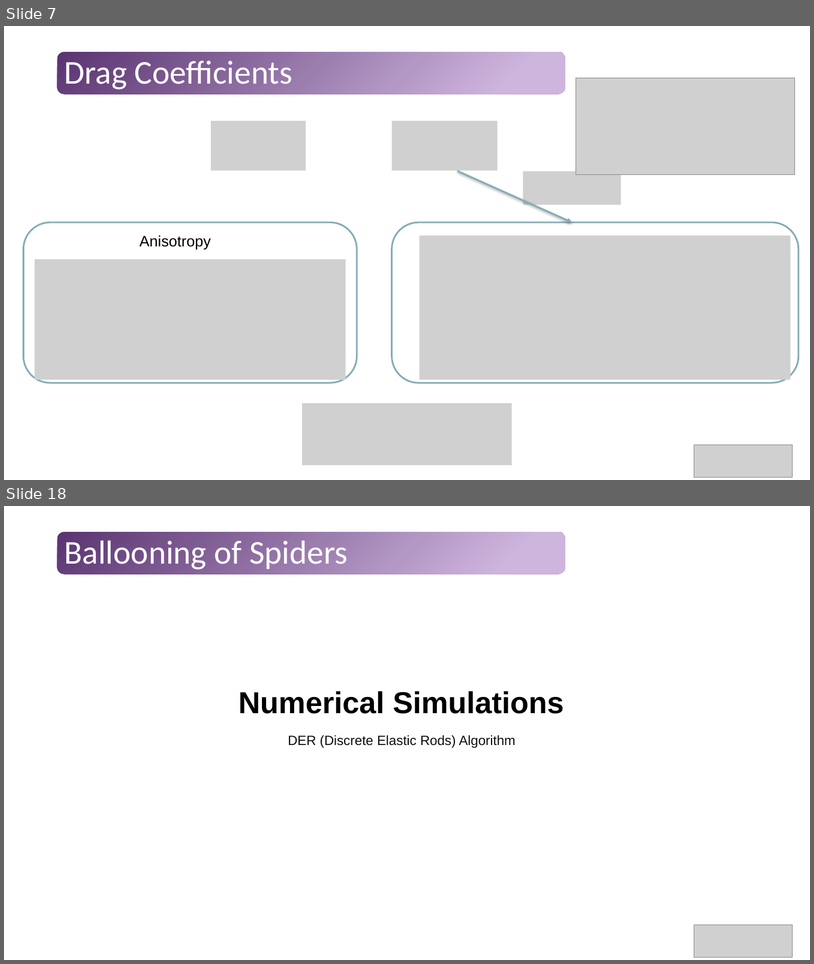
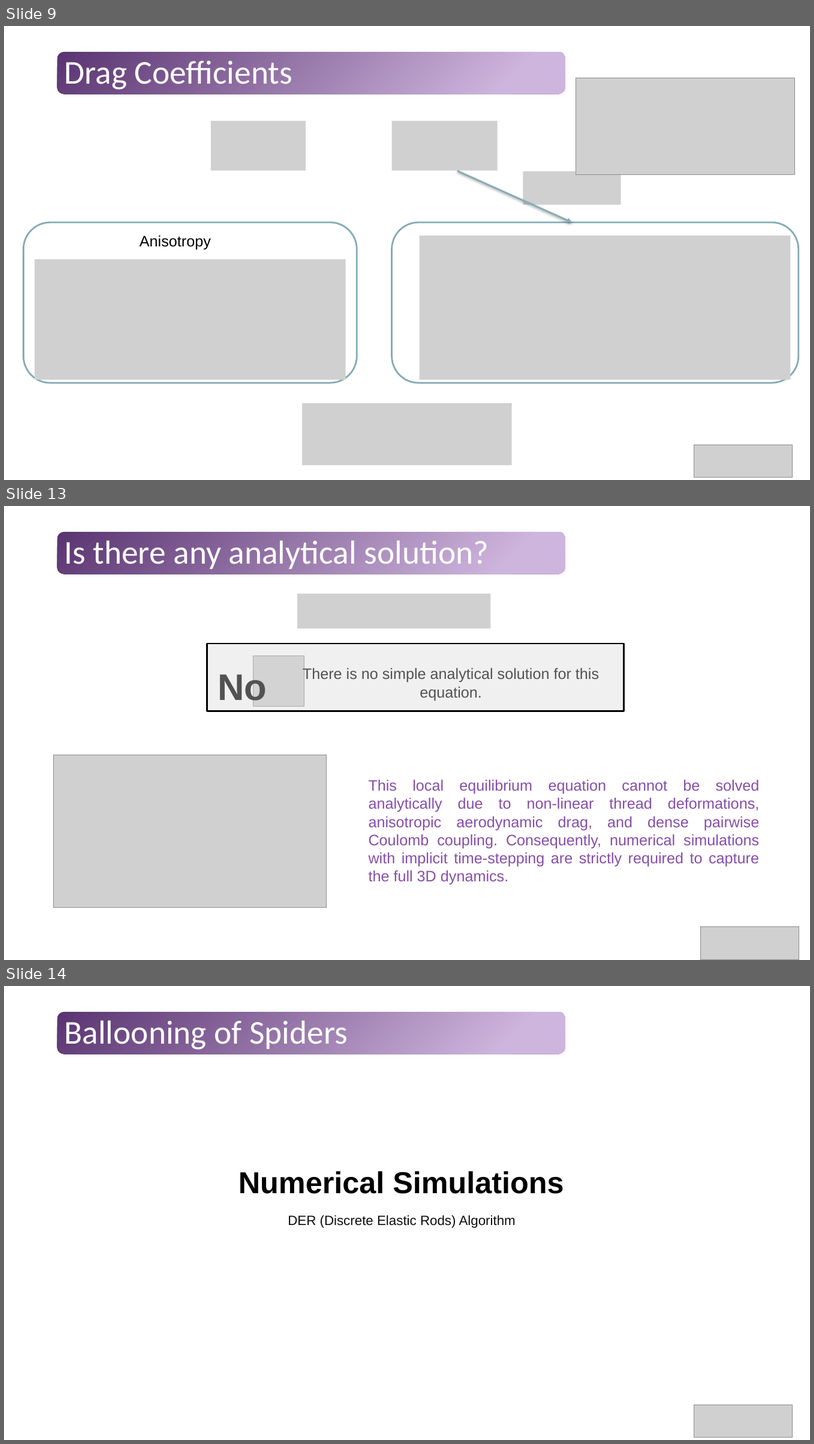
Before and after one commit to Tavi681/PoliPhysics, a slide deck: Tema 1/paper/Tema1.pptx. Shown one above the other, each under a label of ours: slides 7 and 18 before the commit, slides 9, 13 and 14 after it; the slides between them are not shown. The pictures are 814x964 and 814x1444 pixels, drawn with LibreOffice and Linux fonts; fonts in the diff are those of the drawing; grey boxes stand for pictures. Boxes give left, top, right and bottom in pixels: in the first picture for what was removed or moved away, otherwise in the second. Text is boxed around its words. In the diff, an @@ line names an element or a change of style, - is before the commit and + after.

```diff
--- a/Tema 1/paper/Tema1.pptx
+++ b/Tema 1/paper/Tema1.pptx
@@ slide 13 added at bbox=[4, 506, 810, 960], background #FFFFFF; not listed: 1 template element that a slide beside it also shows @@
@@ title added at bbox=[65, 540, 489, 569], 39.6 pt, text #FFFFFF @@
+Is there any analytical solution?
@@ picture added at bbox=[297, 594, 491, 629] @@
@@ group added at bbox=[207, 643, 624, 711]: 2 texts, 1 picture, 1 rectangle @@
+No
+There is no simple analytical solution for this equation.
@@ picture added at bbox=[54, 754, 326, 907] @@
@@ text added at bbox=[369, 779, 760, 884], 18 pt, text #874EA9 @@
+This local equilibrium equation cannot be solved analytically due to non-linear thread deformations, anisotropic aerodynamic drag, and dense pairwise Coulomb coupling. Consequently, numerical simulations with implicit time-stepping are strictly required to capture the full 3D dynamics.
@@ picture added at bbox=[701, 927, 800, 959] @@
@@ what was slide 7 is now slide 9 @@
@@ what was slide 18 is now slide 14 @@
```
Also in this commit, not shown: 8 slides changed, 14 other slides added, 6 slides removed.
